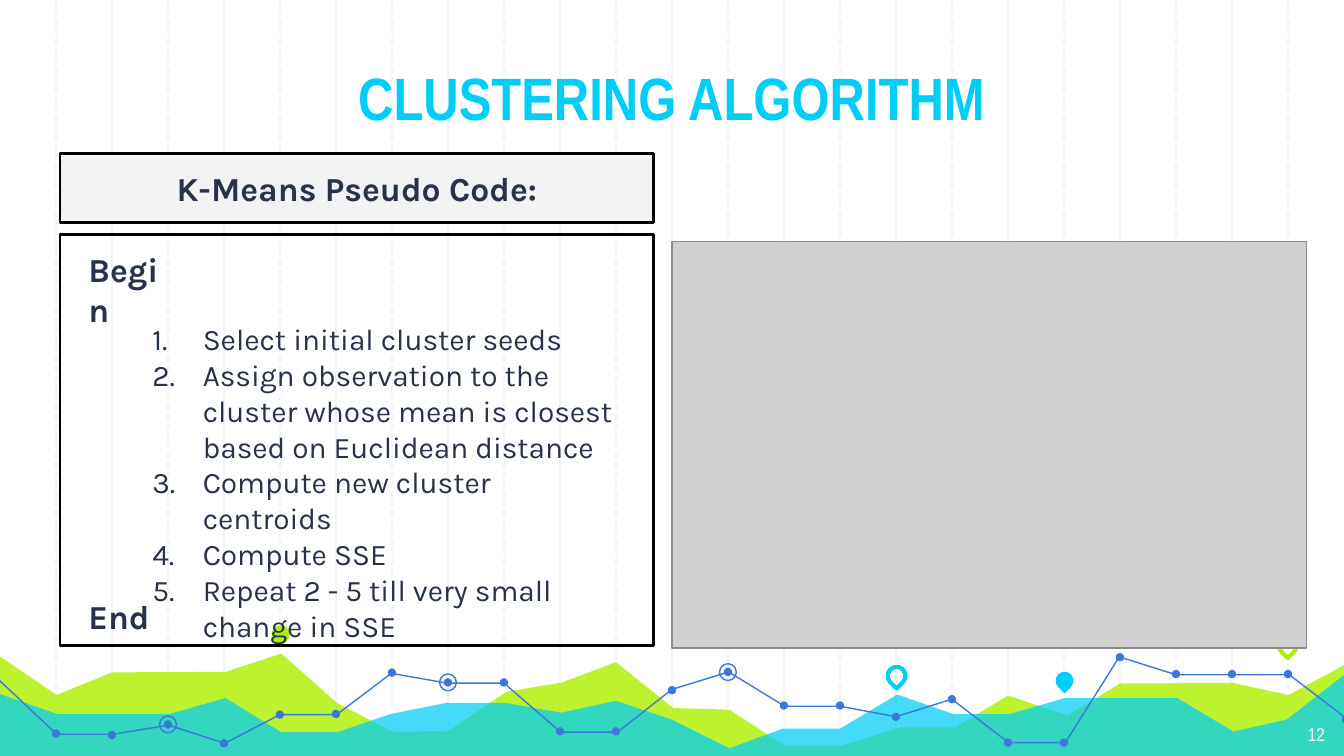
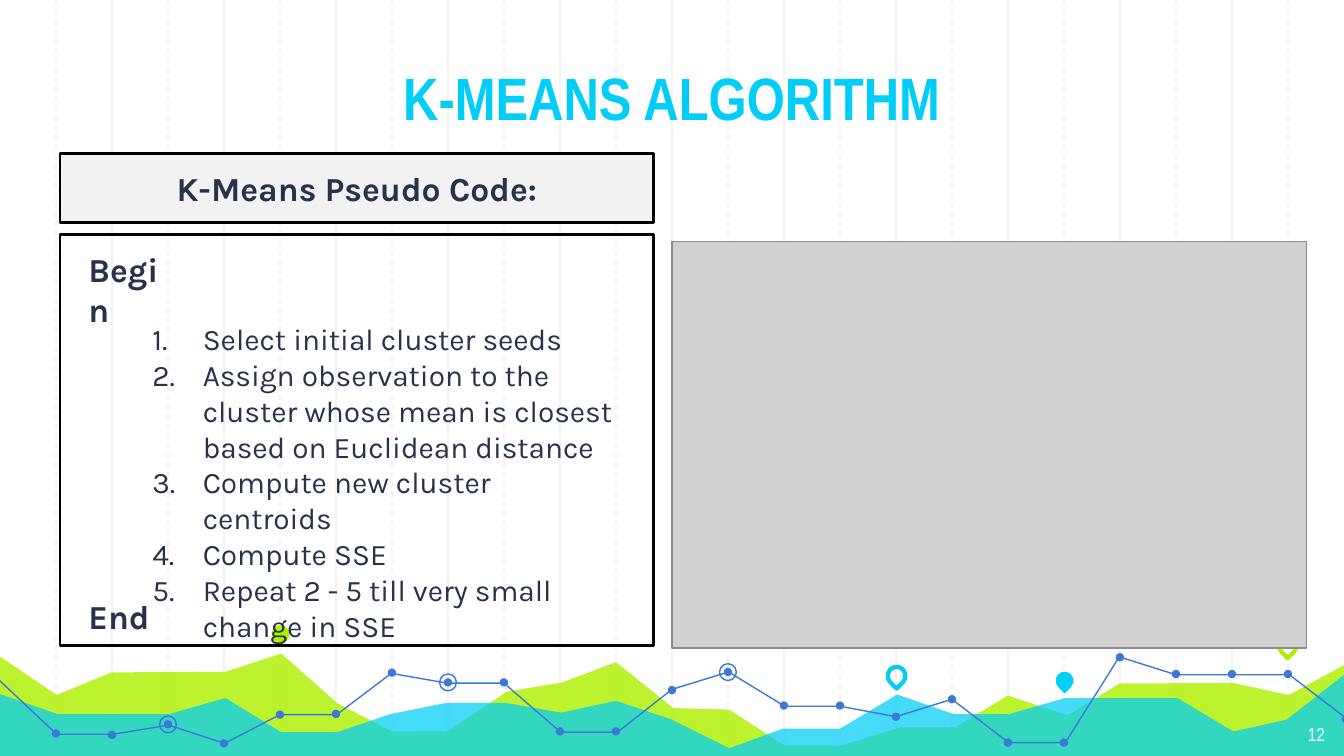
Before and after one commit to Andyayk/app, a slide deck: slide 12 of Graph Based Search.pptx. Drawn at 1344x756 pixels with LibreOffice and Linux fonts; fonts in the diff are those of the drawing; grey boxes stand for pictures. Boxes give left, top, right and bottom in pixels: in the first picture for what was removed or moved away, otherwise in the second. Text is boxed around its words. In the diff, an @@ line names an element or a change of style, - is before the commit and + after.

```diff
--- a/Graph Based Search.pptx
+++ b/Graph Based Search.pptx
@@ text at [403, 78, 940, 121]: text changed @@
-CLUSTERING ALGORITHM
+K-MEANS ALGORITHM
```
Also in this commit, not shown: 7 other slides changed.
